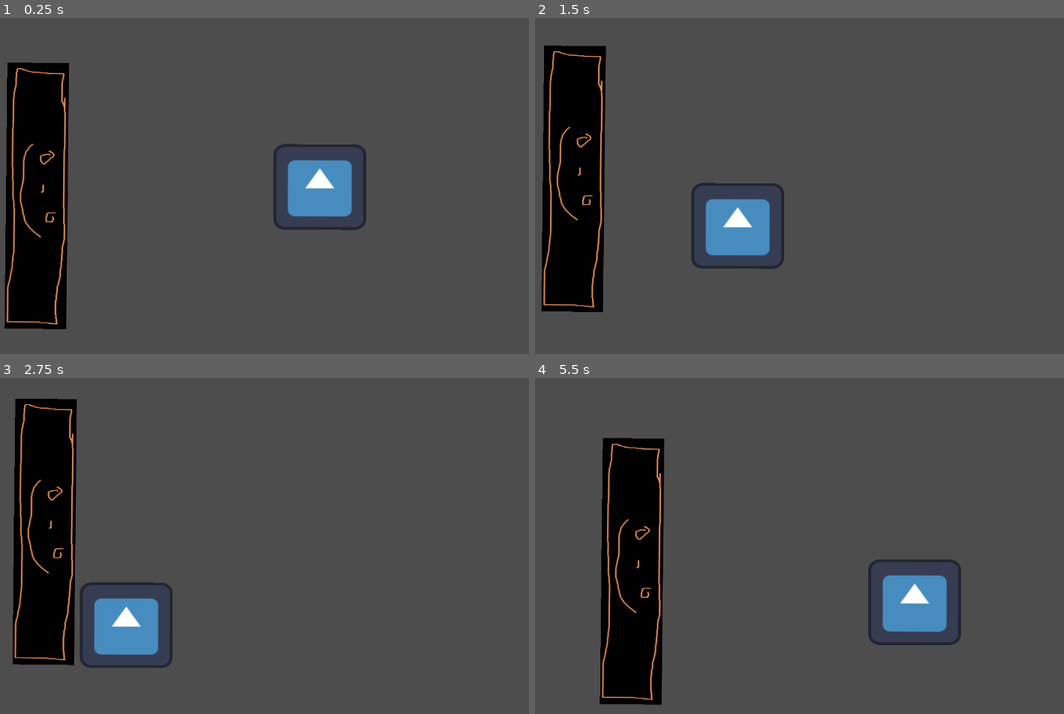
Above: before the commit, frames 1-4 (two rows, left to right).
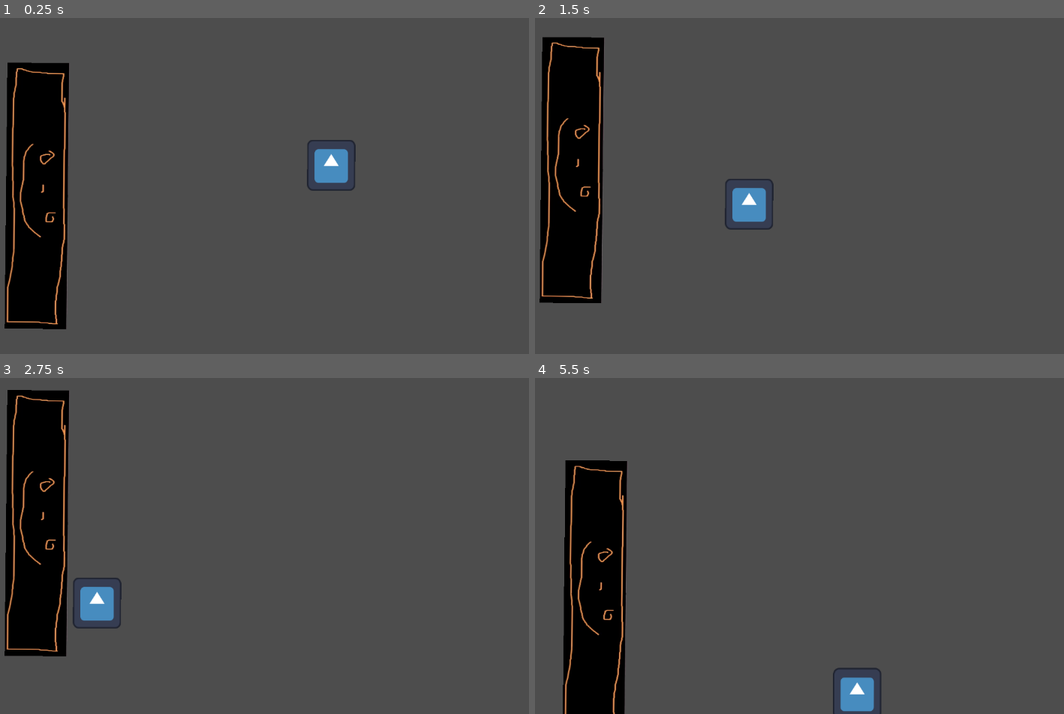
Above: after the commit, the same moments.

Repository: oioioioioioi666/qx_labs
Game: Godot game, scene res://pong/pong.tscn
Same seed, same stepped clock (60 frames per second), same inputs: the game is played once before the commit and once after it. The engine's default icon, where the game draws it, is replaced by a stand-in: a white triangle on a blue panel in a dark square.
Inputs:
- Up to frame 1 (0.25 s): no input
- Up to frame 2 (1.5 s): hold W (left_player_up) 0.53-1.28 s; hold S (left_player_down) from 1.28 s (still down)
- Up to frame 3 (2.75 s): release S (left_player_down) at 2.03 s; hold W (left_player_up) from 2.03 s (still down)
- Up to frame 4 (5.5 s): release W (left_player_up) at 3.53 s; hold S (left_player_down) from 3.53 s (still down)

The runs differ from the first frame. In frame 1, 2.6% of the frame differs, in the area x 51-70%, y 36-64%; in frame 2, 5.6%; in frame 3, 7.1%; in frame 4, 16%, in the area x 5-81%, y 17-100%.

Commit message:
Add music

Diff:
--- a/pong/ball.gd
+++ b/pong/ball.gd
@@ -1,5 +1,6 @@
 extends CharacterBody2D
 
+@onready var hit_sound: AudioStreamPlayer2D = $Hit
 
 func _ready() -> void:
 	self.velocity = Vector2(-3,1)
@@ -10,3 +11,4 @@
 
 	if collision:
 		self.velocity = velocity.bounce(collision.get_normal())
+		$Hit.play()
--- a/pong/pong.tscn
+++ b/pong/pong.tscn
@@ -1,17 +1,18 @@
-[gd_scene load_steps=11 format=3 uid="uid://c4bhldmsyy023"]
+[gd_scene load_steps=12 format=3 uid="uid://c4bhldmsyy023"]
 
 [ext_resource type="Script" uid="uid://dlgmhs5o6n6or" path="res://pong/paddle.gd" id="1_f7obv"]
 [ext_resource type="Script" uid="uid://dssu3iipo0wnn" path="res://pong/pong.gd" id="1_teprw"]
 [ext_resource type="Texture2D" uid="uid://0gk2h1yago83" path="res://pong/paddle.png" id="2_1hw3o"]
 [ext_resource type="Script" uid="uid://dwy5cpy770phq" path="res://pong/ball.gd" id="3_g8uh0"]
-[ext_resource type="Texture2D" uid="uid://c4tdu782bkmsp" path="res://icon.svg" id="4_fif4v"]
+[ext_resource type="Texture2D" uid="uid://kayaydvypriy" path="res://icon.svg" id="4_fif4v"]
 [ext_resource type="Script" uid="uid://bf04d35vohdqi" path="res://pong/net.gd" id="5_fif4v"]
+[ext_resource type="AudioStream" uid="uid://c5ulvqof5m6vw" path="res://pong/Hit.mp3" id="6_one0h"]
 
 [sub_resource type="RectangleShape2D" id="RectangleShape2D_g8uh0"]
 size = Vector2(494.855, 90.6566)
 
 [sub_resource type="CircleShape2D" id="CircleShape2D_teprw"]
-radius = 73.5671
+radius = 42.0452
 
 [sub_resource type="RectangleShape2D" id="RectangleShape2D_teprw"]
 size = Vector2(1320.59, 35.8243)
@@ -46,24 +47,29 @@
 script = ExtResource("3_g8uh0")
 
 [node name="CollisionShape2D" type="CollisionShape2D" parent="Ball"]
-position = Vector2(-97.2827, -228.738)
+position = Vector2(-143.116, -251.083)
 scale = Vector2(1.0001, 0.985717)
 shape = SubResource("CircleShape2D_teprw")
 metadata/_edit_group_ = true
 
 [node name="Icon" type="Sprite2D" parent="Ball"]
-position = Vector2(-101.298, -226.768)
+position = Vector2(-143.131, -249.083)
 rotation = -1.56122
-scale = Vector2(-1.39406, 1.28771)
+scale = Vector2(-0.726326, 0.771423)
 texture = ExtResource("4_fif4v")
 metadata/_edit_group_ = true
+
+[node name="Hit" type="AudioStreamPlayer2D" parent="Ball"]
+position = Vector2(-6.67688, 355.96)
+stream = ExtResource("6_one0h")
+volume_db = 0.667
 
 [node name="Wall" type="StaticBody2D" parent="."]
 position = Vector2(-23.443, 58.8254)
 rotation = 0.0180397
 
 [node name="CollisionShape2D" type="CollisionShape2D" parent="Wall"]
-position = Vector2(233.537, -425.48)
+position = Vector2(343.31, -447.636)
 rotation = 1.54993
 scale = Vector2(1, 1)
 shape = SubResource("RectangleShape2D_teprw")
@@ -74,7 +80,7 @@
 rotation = 0.0180397
 
 [node name="CollisionShape2D" type="CollisionShape2D" parent="Wall2"]
-position = Vector2(-381.86, -460.008)
+position = Vector2(-433.847, -458.461)
 rotation = 1.54993
 scale = Vector2(1, 1)
 shape = SubResource("RectangleShape2D_teprw")
Not shown, added: pong/Hit.mp3.import
Not shown, added: pong/Hit.mp3
